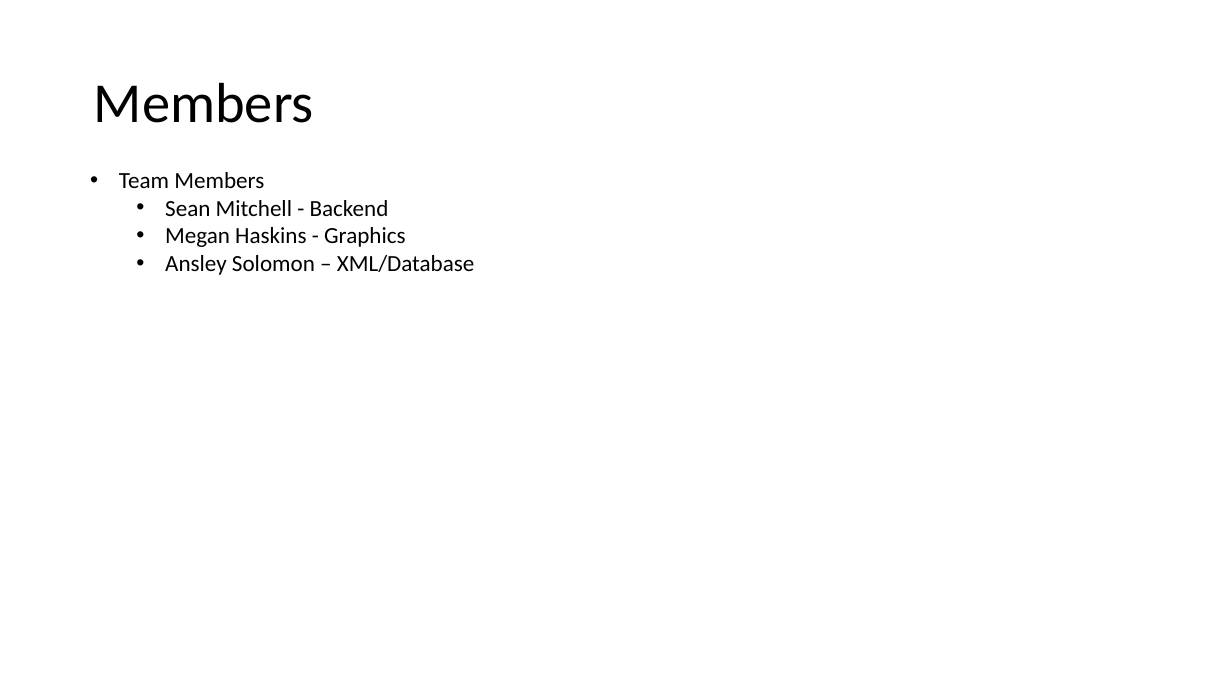
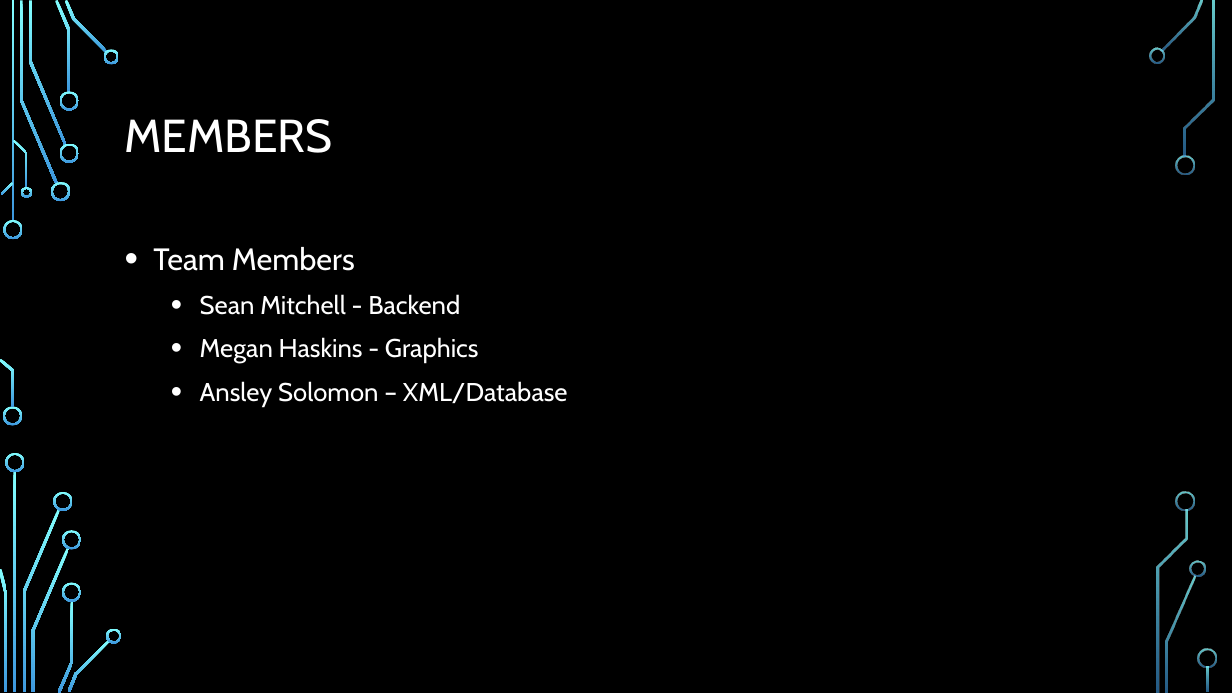
Before and after one commit to SeanMitchell1994/CS321_SP2019, a slide deck: slide 3 of report/Final Project.pptx. Drawn at 1232x693 pixels with LibreOffice and Linux fonts; fonts in the diff are those of the drawing; background and template pictures are left out. Boxes give left, top, right and bottom in pixels: in the first picture for what was removed or moved away, otherwise in the second. Text is boxed around its words. In the diff, an @@ line names an element or a change of style, - is before the commit and + after.

```diff
--- a/report/Final Project.pptx
+++ b/report/Final Project.pptx
@@ background #FFFFFF to picture (left out) @@
@@ title at bbox=[125, 119, 333, 153]: text changed; size 44 to 36 pt; font Calibri to Cabin; text colour #000000 to #FFFFFF @@
-Members
+MEMBERS
@@ text "Team Members": place and size @@
-text "Team Members" at bbox=[119, 172, 475, 275]
+text "Team Members" at bbox=[153, 247, 568, 406]
@@ text "Team Members" at bbox=[153, 247, 568, 406]: size 18 to 24 pt in "Team Members"; font Calibri to Cabin, text colour #000000 to #FFFFFF; size 18 to 20 pt in "Sean Mitchell - Backend", "Megan Haskins - Graphics", "Ansley Solomon – XML/Database"; line spacing 1 to 1.2; more space between paragraphs @@
@@ group added at bbox=[0, 0, 1217, 693]: 33 freeform shapes, 3 rectangles @@
```
Also in this commit, not shown: 7 other slides changed, 5 slides added, 4 slides removed.
